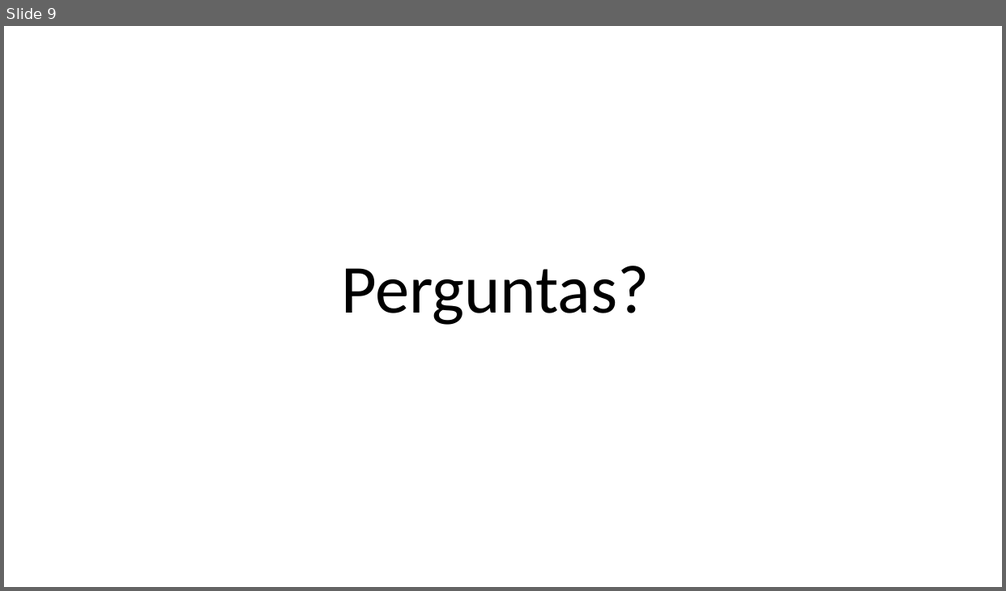
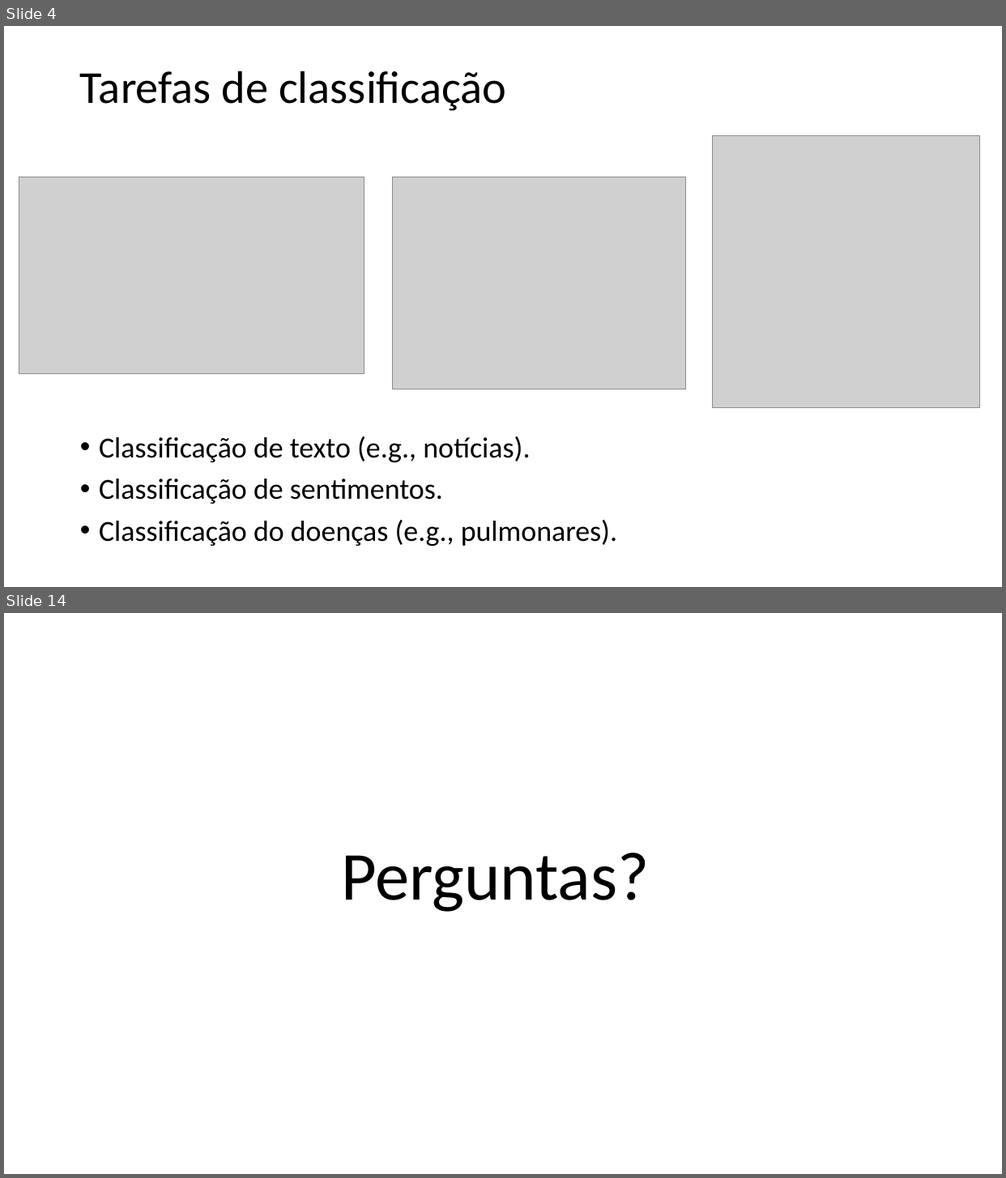
Before and after one commit to zz4fap/c24_inteligencia_artificial, a slide deck: slides/C24_Regressão_logística.pptx. Shown one above the other, each under a label of ours: slide 9 before the commit, slides 4 and 14 after it; the slides between them are not shown. The pictures are 1006x591 and 1006x1178 pixels, drawn with LibreOffice and Linux fonts; fonts in the diff are those of the drawing; grey boxes stand for pictures. Boxes give left, top, right and bottom in pixels: in the first picture for what was removed or moved away, otherwise in the second. Text is boxed around its words. In the diff, an @@ line names an element or a change of style, - is before the commit and + after.

```diff
--- a/slides/C24_Regressão_logística.pptx
+++ b/slides/C24_Regressão_logística.pptx
@@ slide 4 added at (4, 26, 1002, 587), background #FFFFFF @@
@@ text added at (80, 71, 507, 111), 44 pt, text #000000 @@
+Tarefas de classificação
@@ picture added at (712, 135, 979, 408) @@
@@ picture added at (19, 177, 364, 374) @@
@@ picture added at (393, 177, 686, 390) @@
@@ text added at (99, 437, 617, 546), 28 pt, text #000000 @@
+• Classificação de texto (e.g., notícias).
+• Classificação de sentimentos.
+• Classificação do doenças (e.g., pulmonares).
@@ what was slide 9 is now slide 14 @@
```
Also in this commit, not shown: 1 slide changed, 11 other slides added, 8 slides removed, 2 other files.
